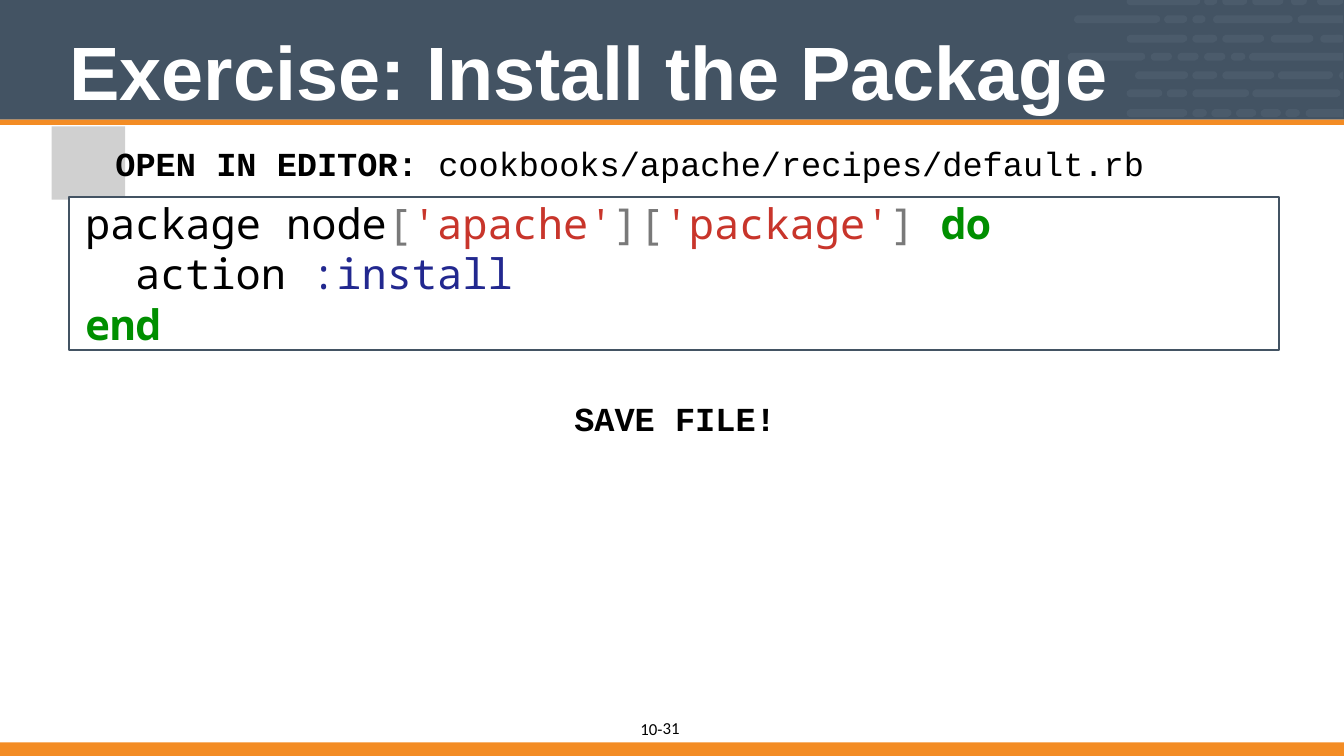
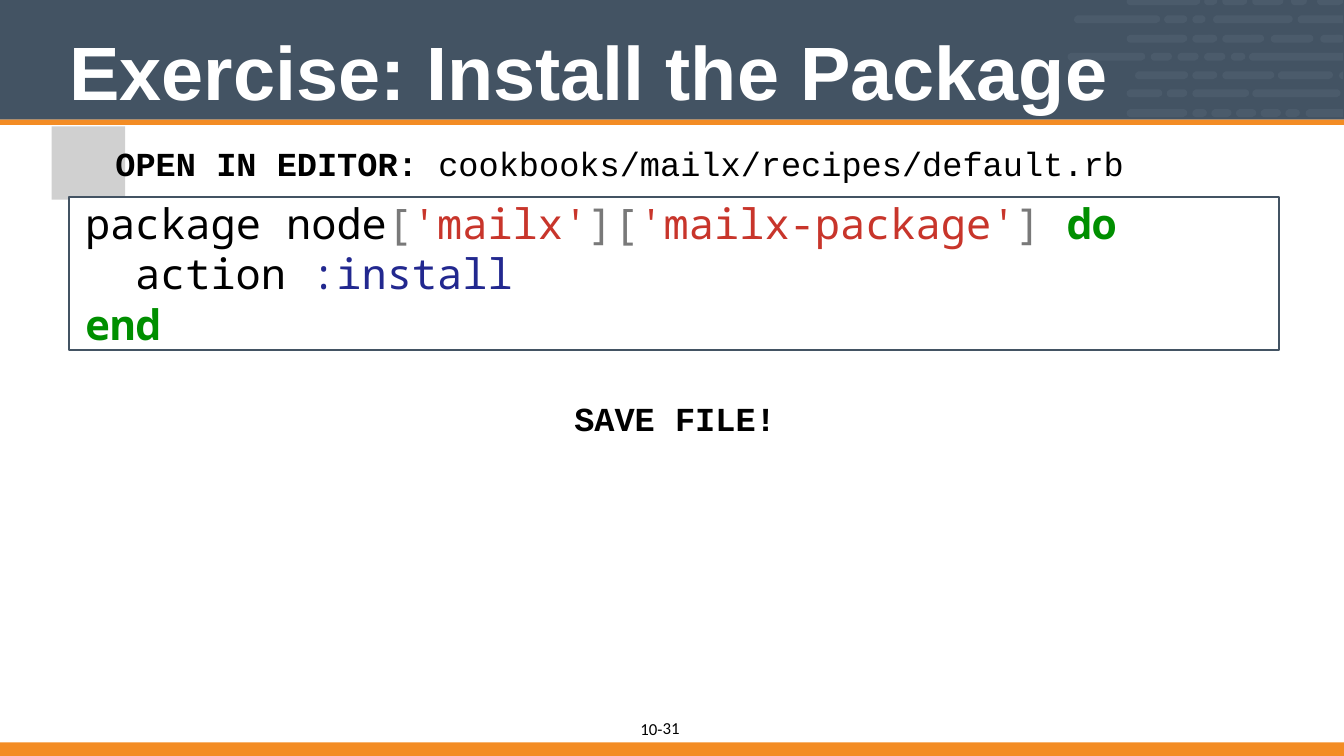
Before and after one commit to vinyar/chef-intermediate, a slide deck: slide 31 of 10-introduction_to_chefspec.pptx. Drawn at 1344x756 pixels with LibreOffice and Linux fonts; fonts in the diff are those of the drawing; grey boxes stand for pictures. Boxes give left, top, right and bottom in pixels: in the first picture for what was removed or moved away, otherwise in the second. Text is boxed around its words. In the diff, an @@ line names an element or a change of style, - is before the commit and + after.

Commit message:
Revert "Changed chefspec section to use apache as an example instead of mailx."

```diff
--- a/10-introduction_to_chefspec.pptx
+++ b/10-introduction_to_chefspec.pptx
@@ text at (x1=115, y1=152, x2=1123, y2=186): text changed @@
-OPEN IN EDITOR: cookbooks/apache/recipes/default.rb
+OPEN IN EDITOR: cookbooks/mailx/recipes/default.rb
@@ text in rectangle at (x1=85, y1=207, x2=1117, y2=250): text changed @@
-package node['apache']['package'] do
+package node['mailx']['mailx-package'] do
```
Also in this commit, not shown: 8 other slides changed.
